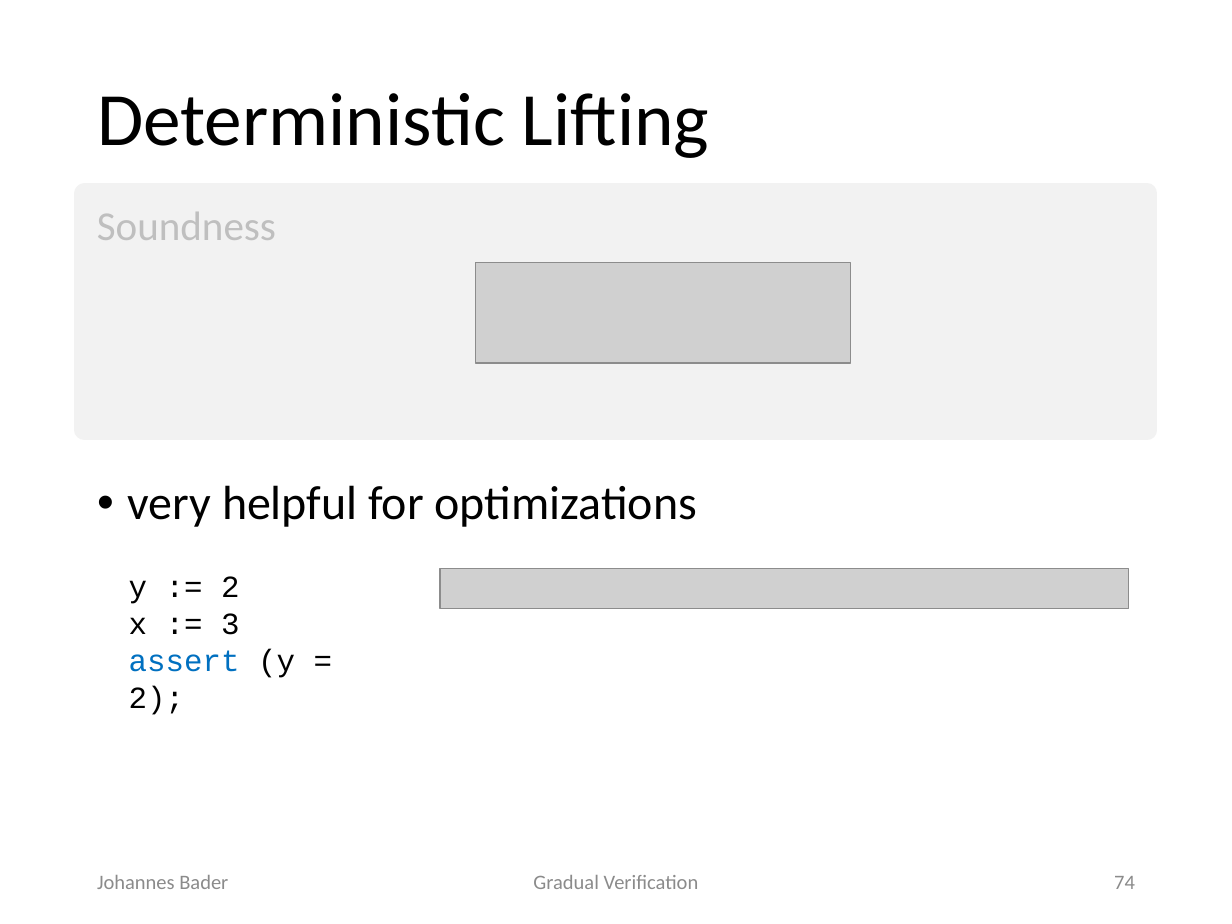
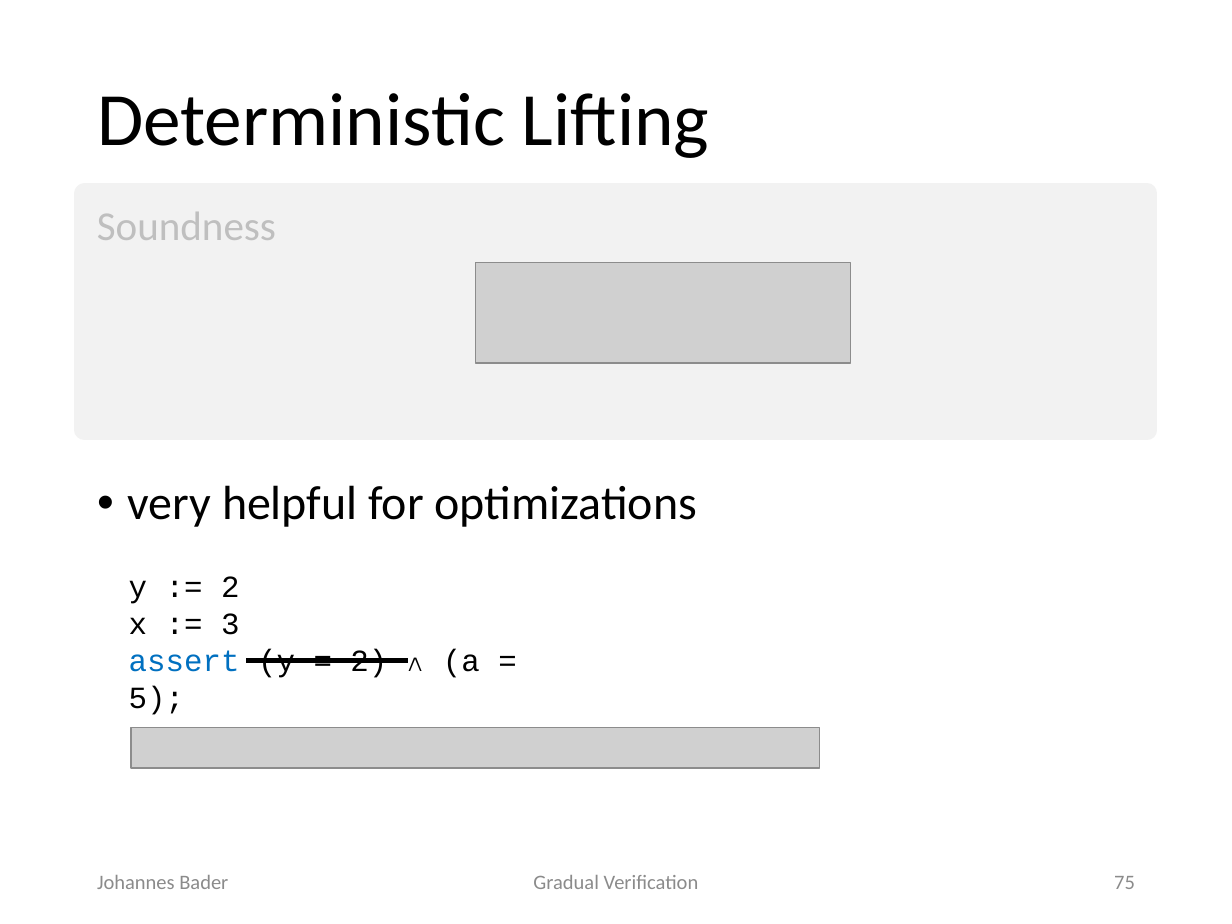
Before and after one commit to olydis/GradVerThesis, a slide deck: slide 75 of presentation/PLunch.pptx (slide 74 before the commit). Drawn at 1232x924 pixels with LibreOffice and Linux fonts; fonts in the diff are those of the drawing; grey boxes stand for pictures. Boxes give left, top, right and bottom in pixels: in the first picture for what was removed or moved away, otherwise in the second. Text is boxed around its words. In the diff, an @@ line names an element or a change of style, - is before the commit and + after.

```diff
--- a/presentation/PLunch.pptx
+++ b/presentation/PLunch.pptx
@@ rectangle removed at [74, 547, 1158, 808] @@
@@ text at [129, 649, 480, 715]: text changed; text colour #0070C0 to #000000 @@
-assert (y = 2);
+assert (y = 2) ∧ (a = 5);
@@ line added from (246, 660) to (408, 660), #000000 3 pt @@
@@ picture: place and size @@
-picture at [440, 569, 1129, 610]
+picture at [131, 728, 819, 769]
@@ page number at [1114, 876, 1135, 889]: text changed @@
-74
+75
```
Also in this commit, not shown: 9 other slides changed, 2 slides added, 1 slide removed.
